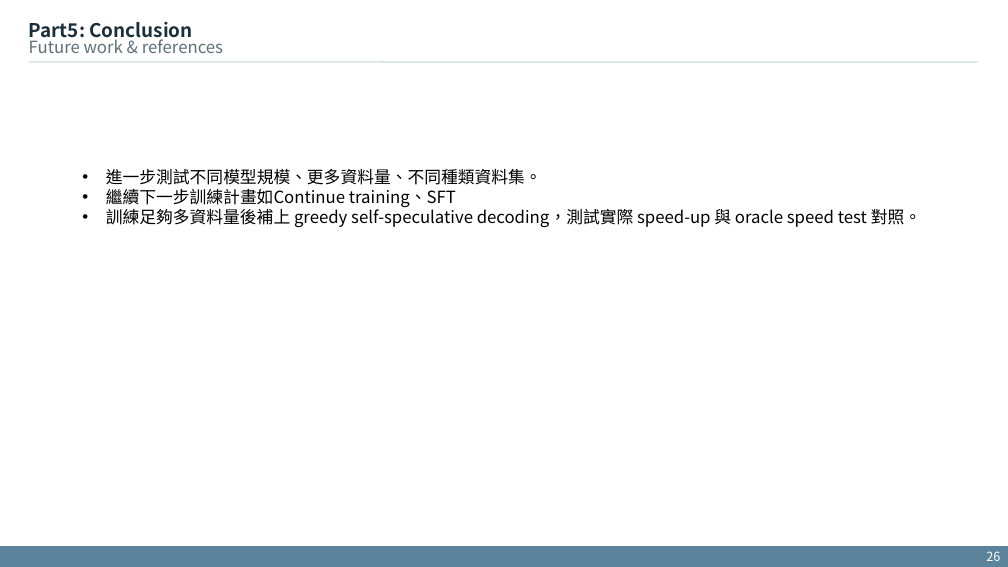
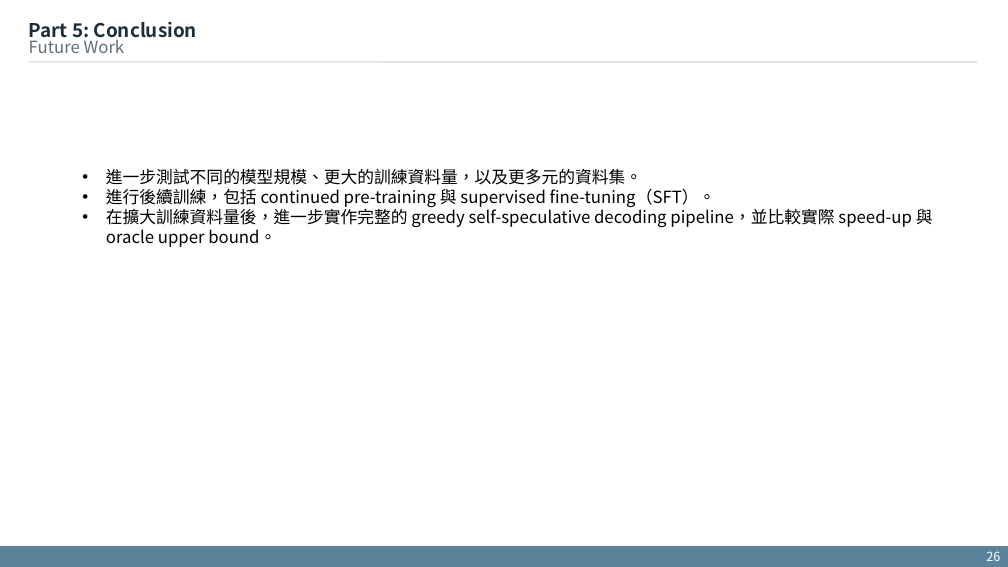
Before and after one commit to xdfg12456/llama-mtp, a slide deck: slide 26 of doc/mtp_with_consistency_method_v2.pptx. Drawn at 1008x567 pixels with LibreOffice and Linux fonts; fonts in the diff are those of the drawing. Boxes give left, top, right and bottom in pixels: in the first picture for what was removed or moved away, otherwise in the second. Text is boxed around its words. In the diff, an @@ line names an element or a change of style, - is before the commit and + after.

```diff
--- a/doc/mtp_with_consistency_method_v2.pptx
+++ b/doc/mtp_with_consistency_method_v2.pptx
@@ text at (29,21,197,42): spaces changed @@
-Part5: Conclusion
+Part 5: Conclusion
@@ text at (29,36,125,53): text changed @@
-Future work & references
+Future Work
@@ text at (106,169,933,247): text changed @@
-• 進一步測試不同模型規模、更多資料量、不同種類資料集。
-• 繼續下一步訓練計畫如Continue training、SFT
-• 訓練足夠多資料量後補上 greedy self-speculative decoding，測試實際 speed-up 與 oracle speed test 對照。
+• 進一步測試不同的模型規模、更大的訓練資料量，以及更多元的資料集。
+• 進行後續訓練，包括 continued pre-training 與 supervised fine-tuning（SFT）。
+• 在擴大訓練資料量後，進一步實作完整的 greedy self-speculative decoding pipeline，並比較實際 speed-up 與 oracle upper bound。
```
Also in this commit, not shown: 23 other slides changed.
